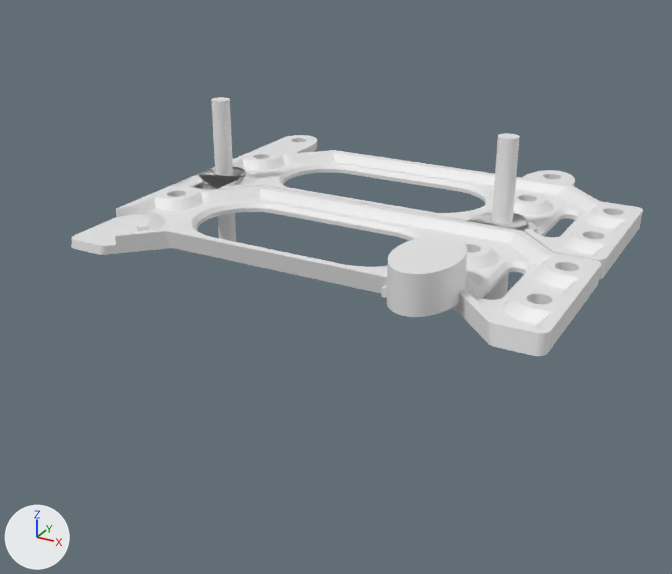
What one commit did to the Blender file hdd-bracket/bracket.blend.
Camera for both pictures: a 50 mm camera at (113.9, -110.1, 58.8) aimed at (36.7, 30.2, -11.3). The axes (+X, +Y, +Z) are drawn at lower left. The lights are the same throughout.

The first picture shows 'Hdd Left2', 'neg hole', 'neg hole.001', 'subtract tab R'.
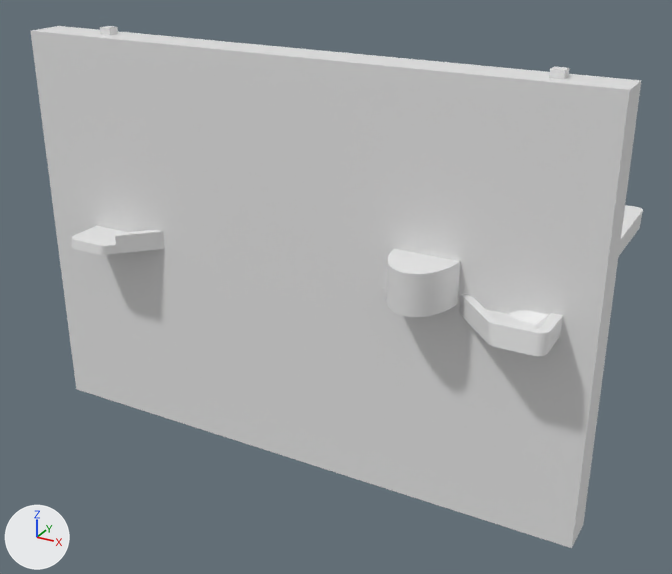
Changed parts and their boxes (x1, y1, x2, y2) in the pictures (672 x 574 px):
'MOCK SSD', shown: after (31, 26, 641, 548)
'neg hole', hidden: before (486, 133, 520, 300)
'neg hole.001', unchanged, covered by the edit: before (211, 97, 236, 242)

What changed in the scene script:
```text
Change ob_neg_hole:
    add ob_neg_hole.hide_viewport = True
Change ob_mock_ssd:
    remove ob_mock_ssd.hide_viewport = True
```
